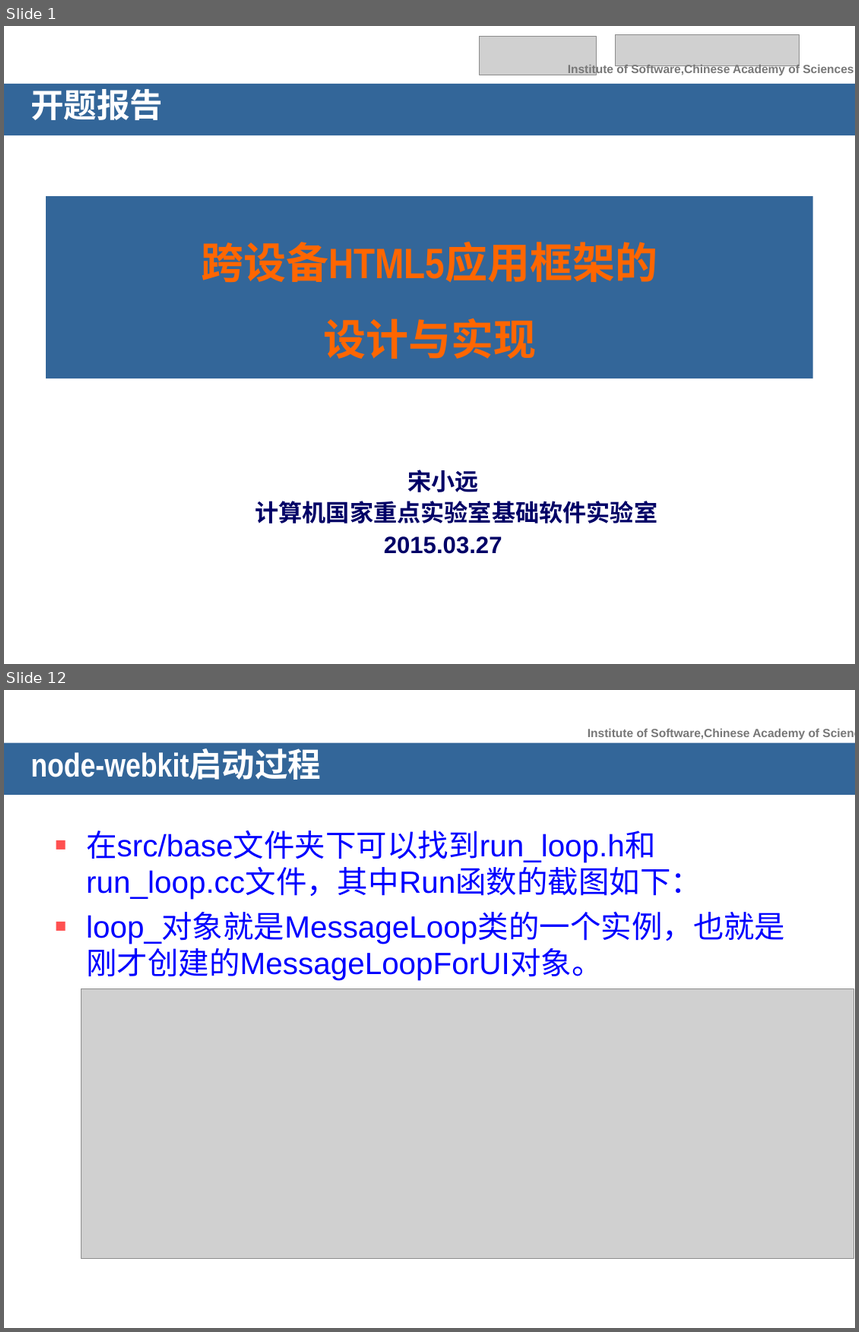
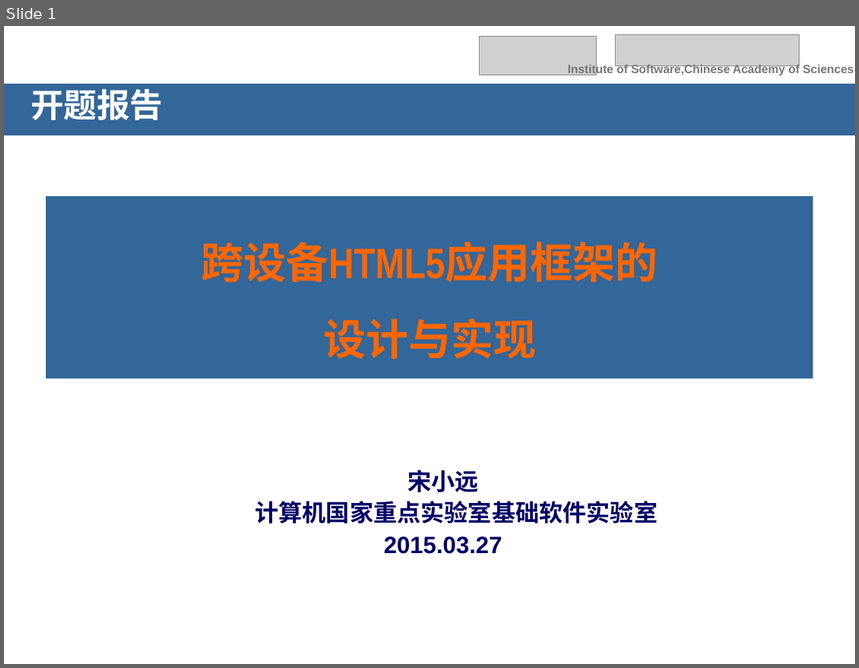
Before and after one commit to songxiaoyuan/MyOrdinaryFiles, a slide deck: 开题报告/开题报告_宋小远.ppt. Shown one above the other, each under a label of ours: slides 1 and 12 before the commit, slide 1 after it; the slides between them are not shown. The pictures are 859x1332 and 859x668 pixels, drawn with LibreOffice and Linux fonts; fonts in the diff are those of the drawing; grey boxes stand for pictures; background and template pictures are left out. Boxes give left, top, right and bottom in pixels: in the first picture for what was removed or moved away, otherwise in the second. Text is boxed around its words. In the diff, an @@ line names an element or a change of style, - is before the commit and + after.

```diff
--- a/开题报告/开题报告_宋小远.ppt
+++ b/开题报告/开题报告_宋小远.ppt
@@ slide 12 removed at bbox=[4, 690, 855, 1328], background picture (left out) @@
@@ text removed at bbox=[588, 729, 820, 739] @@
-Institute of Software,Chinese Academy of Sciences
@@ title removed at bbox=[4, 742, 855, 795] @@
-node-webkit启动过程
@@ text removed at bbox=[86, 831, 785, 981] @@
-▪ 在src/base文件夹下可以找到run_loop.h和run_loop.cc文件，其中Run函数的截图如下：
-▪ loop_对象就是MessageLoop类的一个实例，也就是刚才创建的MessageLoopForUI对象。
@@ picture removed at bbox=[81, 989, 854, 1258] @@
```
Also in this commit, not shown: 8 slides changed, 12 slides added, 11 other slides removed, 15 other files.
